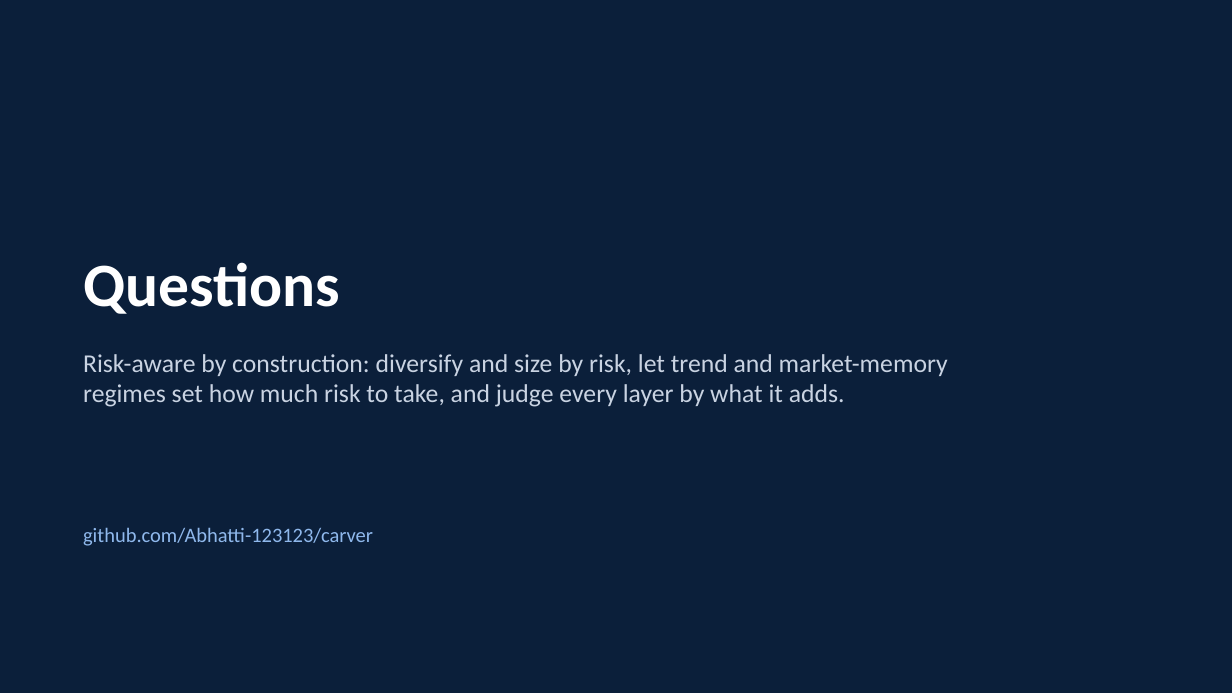
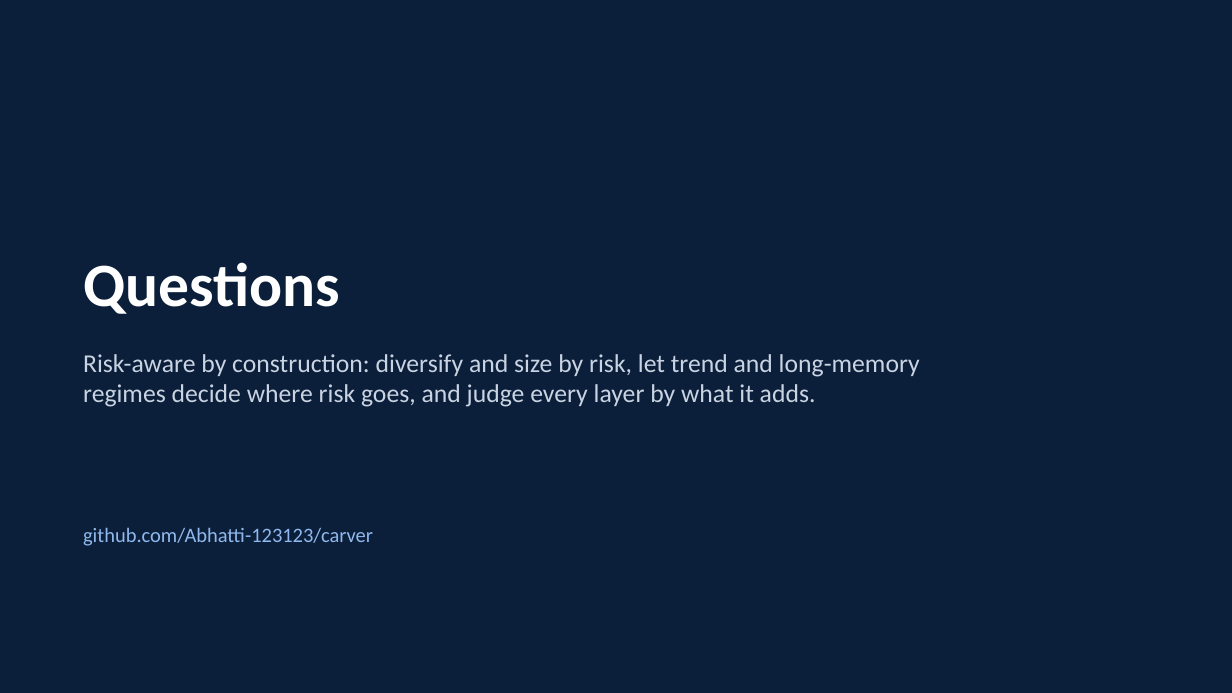
Before and after one commit to Abhatti-123123/carver, a slide deck: slide 30 of carver_presentation.pptx. Drawn at 1232x693 pixels with LibreOffice and Linux fonts; fonts in the diff are those of the drawing. Boxes give left, top, right and bottom in pixels: in the first picture for what was removed or moved away, otherwise in the second. Text is boxed around its words. In the diff, an @@ line names an element or a change of style, - is before the commit and + after.

```diff
--- a/carver_presentation.pptx
+++ b/carver_presentation.pptx
@@ text at (x1=83, y1=354, x2=920, y2=407): text changed @@
-Risk-aware by construction: diversify and size by risk, let trend and market-memory
-regimes set how much risk to take, and judge every layer by what it adds.
+Risk-aware by construction: diversify and size by risk, let trend and long-memory
+regimes decide where risk goes, and judge every layer by what it adds.
```
Also in this commit, not shown: 12 other slides changed, 1 slide added, 1 slide removed, 4 other files.
